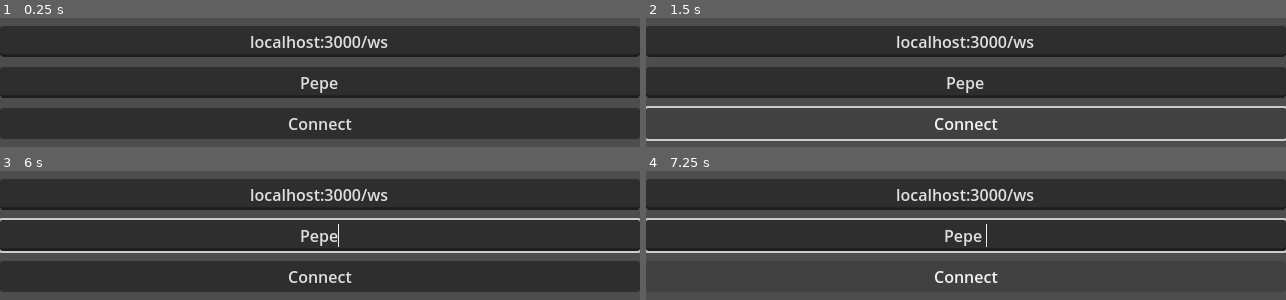
Above: before the commit, frames 1-4 (two rows, left to right).
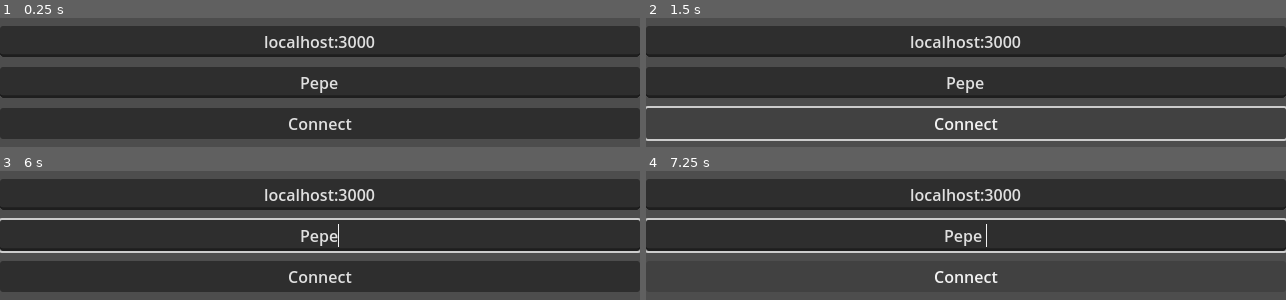
Above: after the commit, the same moments.

Repository: UNLAM-PROG-C/2025-PROGC-Q2-M6
Game: Godot game, scene res://scenes/main.tscn
Two runs of this game, one before a commit and one after it. Both use one fixed random seed, a clock stepped at 60 frames per second and the inputs below.
Inputs (mouse positions are in pixels of both pictures, inside the frame that each line leads up to):
- Up to frame 1 (0.25 s): no input
- Up to frame 2 (1.5 s): tap Enter at 0.5 s; move the mouse to (1106, 51) at 0.52 s; click (1106, 51) at 0.67 s; click "Connect" at 1.25 s
- Up to frame 3 (6 s): drag from (192, 267) to (outside the picture) at 2.02 s; move the mouse to (outside the picture) at 2.77 s; click (outside the picture) at 2.92 s; drag from (outside the picture) to (outside the picture) at 3.52 s; move the mouse to (outside the picture) at 4.27 s; click (outside the picture) at 4.42 s; drag from (outside the picture) to (outside the picture) at 5.02 s; move the mouse to (352, 235) at 5.77 s; click (352, 235) at 5.92 s
- Up to frame 4 (7.25 s): tap Space at 6.5 s; drag from (outside the picture) to (838, 267) at 6.52 s

The runs differ from the first frame. In frame 1, 1.2% of the frame differs, in the area x 39-61%, y 13-24%; in frame 2, 1.2%; in frame 3, 1.2%; in frame 4, 1.2%.

Commit message:
add default server and name

Diff:
--- a/TP-Integrador/client/logic/menu.gd
+++ b/TP-Integrador/client/logic/menu.gd
@@ -17,6 +17,8 @@
 
 
 func _ready():
+	server_url.text = Config.MenuDefaults.REMOTE_SERVER_URL if OS.has_feature("template") else Config.MenuDefaults.LOCAL_SERVER_URL
+	player_name.text = "" if OS.has_feature("template") else "Pepe"
 	lobby_panel.visible = false
 	game_list_panel.visible = false
 	cancel_button.visible = false
--- a/TP-Integrador/client/scenes/main.tscn
+++ b/TP-Integrador/client/scenes/main.tscn
@@ -31,13 +31,11 @@
 
 [node name="ServerURL" type="LineEdit" parent="Menu/ConnectPanel"]
 layout_mode = 2
-text = "localhost:3000/ws"
 placeholder_text = "server"
 alignment = 1
 
 [node name="PlayerName" type="LineEdit" parent="Menu/ConnectPanel"]
 layout_mode = 2
-text = "Pepe"
 placeholder_text = "Player name"
 alignment = 1
 
--- a/TP-Integrador/client/scripts/Configuration.gd
+++ b/TP-Integrador/client/scripts/Configuration.gd
@@ -16,4 +16,8 @@
 	const WHITE := "WHITE"
 	const BLACK := "BLACK"
 
+class MenuDefaults:
+	const LOCAL_SERVER_URL := "localhost:3000"
+	const REMOTE_SERVER_URL := "m6.mnovoa.dev"
+
 const TILE_SIZE := 80
